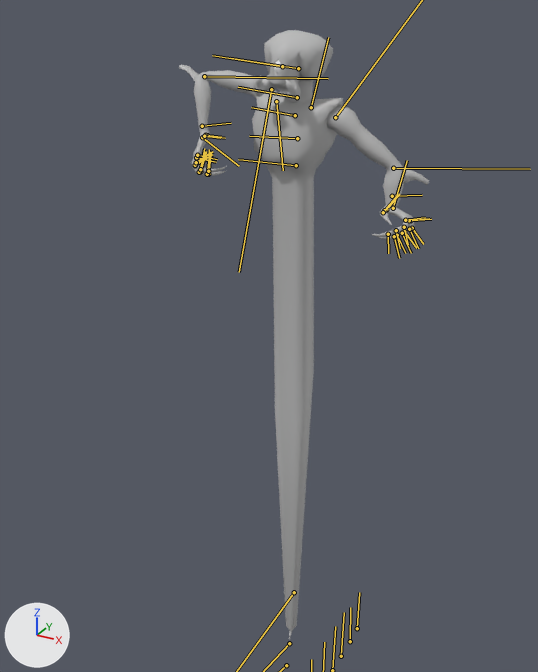
Before and after pictures for a commit that changed the FBX model models/enemy/monster_blendshapes.fbx.
Camera for both pictures: a camera (50 mm lens) standing at (0.843, -1.705, 3.278) and looking at (-0.054, -0.074, 2.462). Arrows for +X, +Y and +Z are at lower left; the lights stay in place. Both versions are drawn at frame 136 of the action 'Take 001'; the numbers are the values there. The bones that bend it are drawn over the model as lines.

The first picture shows 'monster'.
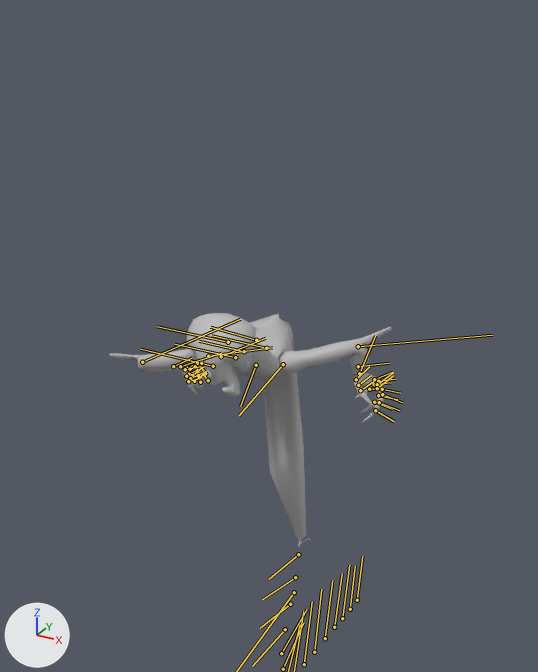
What differs and where, as boxes (x1, y1, x2, y2) in the pictures (538 x 672 px):
'monster', posed (13% wider, 61% shorter): before (179, 30, 429, 640); after (109, 313, 392, 548)
bone 'spine1', root to tip: before (296, 165) to (238, 159); after (266, 348) to (211, 335)
bone 'spine2', root to tip: before (297, 138) to (249, 136); after (256, 340) to (210, 327)
bone 'neck1', root to tip: before (297, 97) to (238, 87); after (235, 357) to (174, 344)
bone 'LElbow', root to tip: before (393, 168) to (530, 169); after (358, 346) to (492, 335)
bone 'LPalm', root to tip: before (393, 208) to (407, 160); after (359, 373) to (375, 335)
bone 'LRing1', root to tip: before (410, 220) to (431, 219); after (374, 379) to (392, 372)
bone 'LRing2', root to tip: before (412, 228) to (423, 244); after (378, 381) to (395, 379)
bone 'LMiddle1', root to tip: before (409, 220) to (429, 218); after (377, 384) to (393, 372)
bone 'LMiddle2', root to tip: before (409, 229) to (418, 248); after (382, 389) to (400, 393)
bone 'LIndex1', root to tip: before (405, 220) to (425, 217); after (377, 388) to (393, 375)
bone 'LIndex2', root to tip: before (404, 227) to (408, 244); after (382, 394) to (402, 402)
bone 'RShoulder', root to tip: before (271, 89) to (239, 272); after (208, 356) to (272, 347)
bone 'RRing2', root to tip: before (195, 165) to (210, 152); after (190, 369) to (200, 362)
bone 'RRing3', root to tip: before (200, 171) to (206, 151); after (195, 366) to (197, 363)
bone 'RMiddle2', root to tip: before (195, 165) to (212, 154); after (192, 375) to (202, 367)
bone 'RMiddle3', root to tip: before (199, 172) to (205, 151); after (198, 375) to (197, 368)
bone 'RIndex2', root to tip: before (196, 162) to (213, 151); after (194, 381) to (205, 373)
bone 'RIndex3', root to tip: before (200, 169) to (204, 148); after (200, 382) to (198, 375)

The change in detail:
Bone 'tail1' (bone_tail1) moves from (0.0, 0.0, 0.0) to (-13.3, 1.3, 0.0).
Bone 'tail5' (bone_tail5) turns from (0, 0, 0) to (-1, -2, -4) degrees about its own x, y and z.
Bone 'tail6' (bone_tail6) turns from (0, 0, 0) to (0, 0, -13) degrees about its own x, y and z.
Bone 'spine1' (bone_spine1) moves from (48.0, 1.2, 0.0) to (30.2, 1.1, 6.5).
Bone 'spine1' (bone_spine1) turns from (0, 0, 0) to (0, -55, 0) degrees about its own x, y and z.
Bone 'spine2' (bone_spine2) turns from (-3, -4, 3) to (-4, -39, 5) degrees about its own x, y and z.
Bone 'neck1' (bone_neck1) turns from (0, 0, 0) to (0, 60, 0) degrees about its own x, y and z.
Bone 'LShoulder' (bone_lshoulder) turns from (10, 8, -17) to (-23, 16, -1) degrees about its own x, y and z.
Bone 'LElbow' (bone_lelbow) turns from (-25, -12, -42) to (-19, -52, -90) degrees about its own x, y and z.
Bone 'LPalm' (bone_lpalm) turns from (-23, 6, 51) to (-29, 6, 41) degrees about its own x, y and z.
Bone 'LRing1' (bone_lring1) turns from (0, 25, -45) to (15, 20, -6) degrees about its own x, y and z.
Bone 'LRing2' (bone_lring2) turns from (0, 0, -68) to (0, 0, -61) degrees about its own x, y and z.
Bone 'LMiddle1' (bone_lmiddle1) turns from (0, 0, -45) to (0, 0, -9) degrees about its own x, y and z.
Bone 'LMiddle2' (bone_lmiddle2) turns from (0, 0, -68) to (0, 0, -61) degrees about its own x, y and z.
Bone 'LIndex1' (bone_lindex1) turns from (0, -25, -45) to (-15, -20, -6) degrees about its own x, y and z.
Bone 'LIndex2' (bone_lindex2) turns from (0, 0, -68) to (0, 0, -61) degrees about its own x, y and z.
Bone 'RShoulder' (bone_rshoulder) turns from (-6, -2, 21) to (-15, -7, 29) degrees about its own x, y and z.
Bone 'RRing2' (bone_rring2) turns from (0, 13, -52) to (0, 12, -31) degrees about its own x, y and z.
Bone 'RRing3' (bone_rring3) turns from (0, 0, -33) to (0, 0, -29) degrees about its own x, y and z.
Bone 'RMiddle2' (bone_rmiddle2) turns from (0, 0, -43) to (0, 0, -28) degrees about its own x, y and z.
Bone 'RMiddle3' (bone_rmiddle3) turns from (0, 0, -42) to (0, 0, -38) degrees about its own x, y and z.
Bone 'RIndex2' (bone_rindex2) turns from (0, 0, -45) to (-5, -2, -28) degrees about its own x, y and z.
Bone 'RIndex3' (bone_rindex3) turns from (0, 0, -45) to (0, 0, -41) degrees about its own x, y and z.
